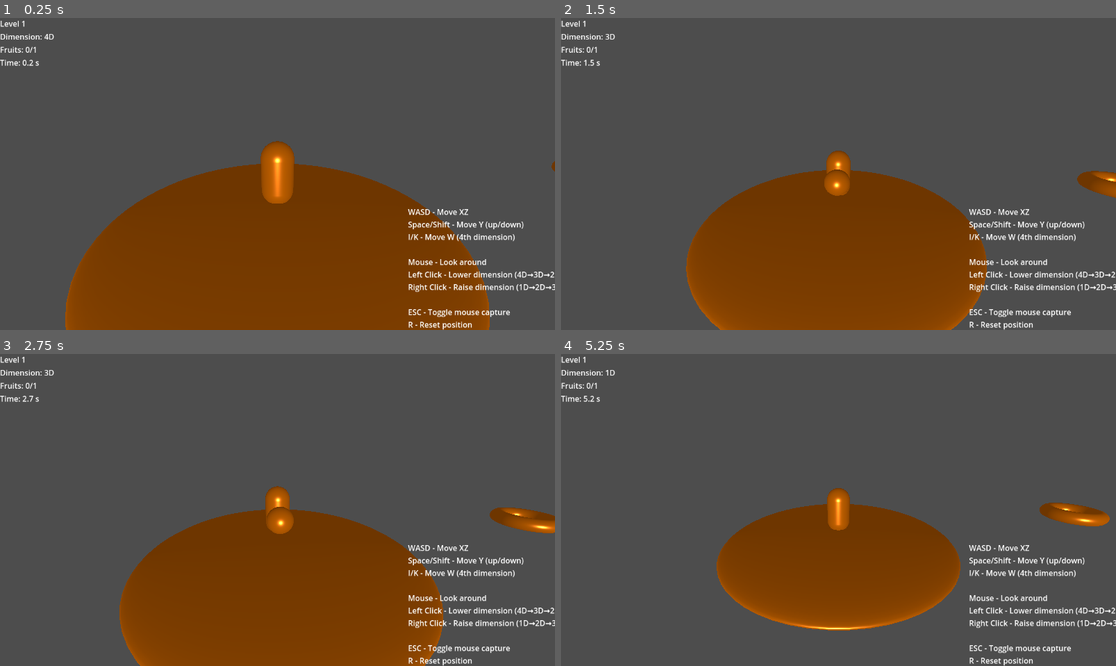
Above: before the commit, frames 1-4 (two rows, left to right).
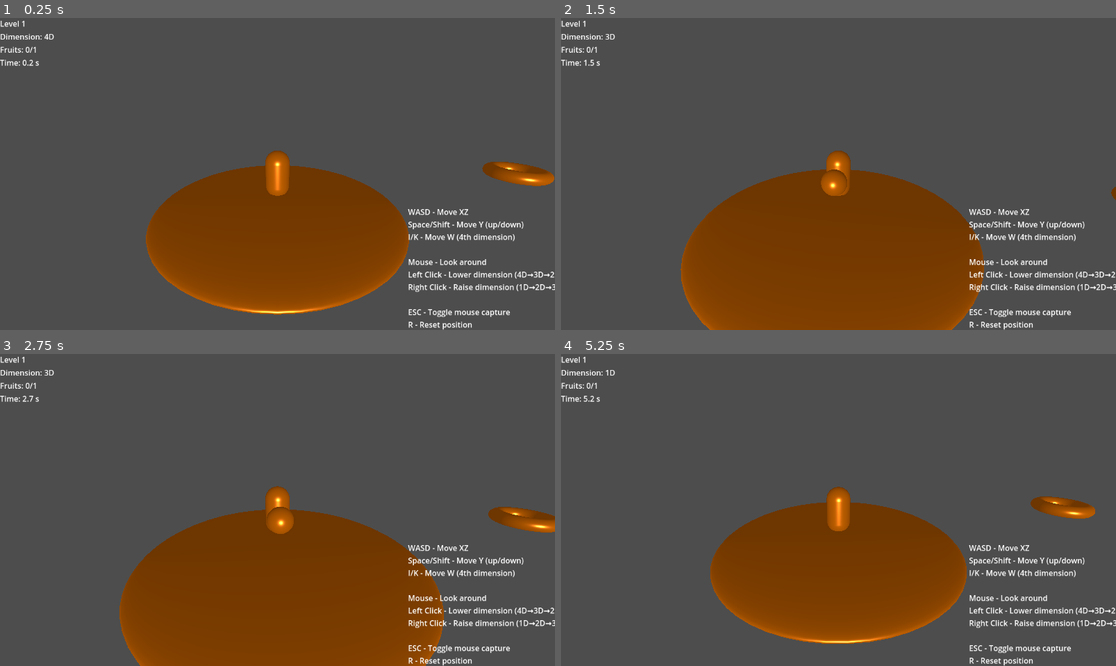
Above: after the commit, the same moments.

Repository: Iroguin/Hyperulottoukkavuus
Game: Godot game, scene res://scenes/main.tscn
Same seed, same stepped clock (60 frames per second), same inputs: the game is played once before the commit and once after it.
Inputs (mouse positions are in pixels of both pictures, inside the frame that each line leads up to):
- Up to frame 1 (0.25 s): no input
- Up to frame 2 (1.5 s): tap Enter (ui_accept) at 0.5, 0.77 s; move the mouse to (866, 174) at 0.52 s; hold W (forw_3d) 0.53-1.28 s; hold Up from 0.53 s (still down); click (866, 174) at 0.67 s; move the mouse to (810, 174) at 1.27 s; tap Q at 1.35 s
- Up to frame 3 (2.75 s): keep holding Up; tap Enter (ui_accept) at 1.52 s; move the mouse to (288, 503) at 2.02 s; hold E from 2.03 s (still down)
- Up to frame 4 (5.25 s): keep holding Up; move the mouse to (832, 516) at 2.77 s; release E at 2.78 s; tap R at 2.85 s; click (832, 516) at 2.92 s; tap Enter (ui_accept) at 3.02, 3.77, 4.52 s; move the mouse to (877, 513) at 3.52 s; hold Space 3.53-4.28 s; move the mouse to (794, 506) at 4.27 s; tap Shift at 4.35 s; move the mouse to (844, 510) at 5.02 s; hold I from 5.03 s (still down); click (844, 510) at 5.17 s

The runs differ from the first frame. In frame 1, 17% of the frame differs, in the area x 11-100%, y 39-100%; in frame 2, 1.3%; in frame 3, 0.1%; in frame 4, 3.9%.

Commit message:
camspeed

Diff:
--- a/scripts/4d/camera_4d_follow.gd
+++ b/scripts/4d/camera_4d_follow.gd
@@ -2,7 +2,7 @@
 extends Camera3D
 
 @export var target: Object4D
-@export var follow_speed := 5.0
+@export var follow_speed := 100.0
 @export var offset := Vector3(0, 3, 8)
 @export var follow_w_axis := true  # Whether to follow player in W dimension
 @export var mouse_sensitivity := 0.003
